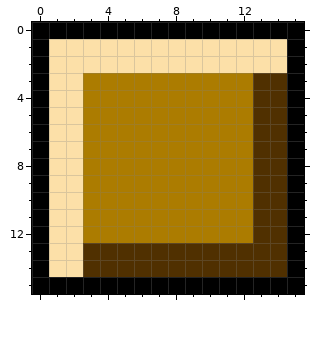
Pixel-art file: data/box.aseprite. That is the earlier state.
16x16 pixels, 1 frame.
And afterwards:
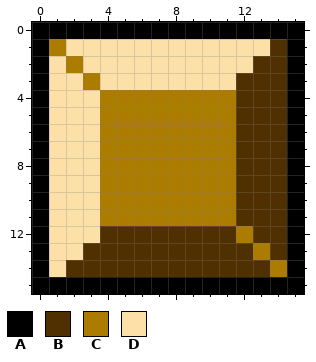
Palette (. is transparent): A #000000  B #503000  C #ac7c00  D #fce0a8
From old to new:
The author changed colour C to colour B in rows 3 to 11 at x 12; in row 12 at x 4 to 11.
The author changed colour D to colour B in row 1 at x 14; in row 2 at x 13 to 14; in row 14 at x 2.
The author changed colour B to colour C in row 13 at x 13; in row 14 at x 14.
The author changed colour D to colour C in row 1 at x 1; in row 2 at x 2.
The author changed colour C to colour D in row 3 at x 4 to 11; in rows 4 to 12 at x 3.
Changed places in both pictures, as pixel boxes (x1, y1, x2, y2):
changed: (49, 39, 287, 277)
